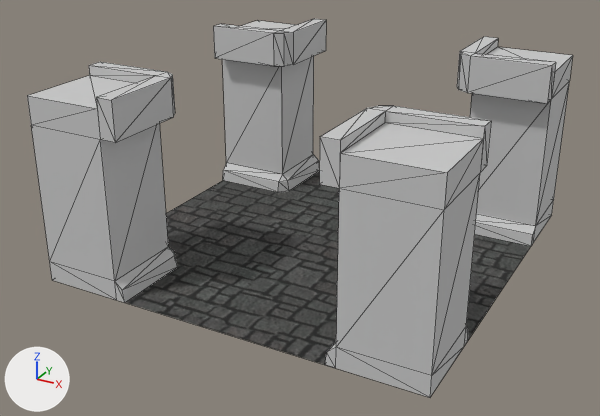
What one commit did to the FBX model Unity/Assets/Assets/LevelBuilding/Segment_Crossing.FBX.
Both versions are drawn from a camera (50 mm lens) standing at (3.71, -7.24, 4.0) and looking at (-0.11, -0.29, 0.53). Arrows for +X, +Y and +Z are at lower left; the lights stay in place. Mesh edges are drawn as thin lines. Where no turn or scale is listed for an object, it has been applied to the vertices.

The scene before the commit, as lines of its bpy script (objects in view):
```python
mat_02___wallmaterial01 = principled_material('02 - WallMaterial01')
mat_02___wallmaterial01.base_color = (0.588, 0.588, 0.588)  # light grey #cacaca
mat_02___wallmaterial01.roughness = 0.859
me_mesh = bpy.data.meshes.new('Mesh')
me_mesh.from_pydata(...)  # 36 vertices, 61 faces; spans x -0.5..0.5, y -0.5..0.5, z -1.0..1.0
me_mesh.materials.append(mat_02___wallmaterial01)  # light grey #cacaca
me_mesh_001 = bpy.data.meshes.new('Mesh.001')
me_mesh_001.from_pydata(...)  # 36 vertices, 61 faces; spans x -0.5..0.5, y -0.5..0.5, z -1.0..1.0
me_mesh_001.materials.append(mat_02___wallmaterial01)  # light grey #cacaca
me_mesh_002 = bpy.data.meshes.new('Mesh.002')
me_mesh_002.from_pydata(...)  # 36 vertices, 61 faces; spans x -0.5..0.5, y -0.5..0.5, z -1.0..1.0
me_mesh_002.materials.append(mat_02___wallmaterial01)  # light grey #cacaca
me_mesh_003 = bpy.data.meshes.new('Mesh.003')
me_mesh_003.from_pydata(...)  # 4 vertices, 1 face; spans x -2.0..2.0, y -2.0..2.0, z 0.0
me_mesh_003.materials.append(mat_03___floormaterial01)  # picture img_leveltextures_bmp
# before: 0 (-2.0, -2.0, 0.0) at pixel (52, 280), 1 (2.0, -2.0, 0.0) at pixel (430, 397), 2 (-2.0, 2.0, 0.0), 3 (2.0, 2.0, 0.0) at pixel (551, 215)
me_mesh_004 = bpy.data.meshes.new('Mesh.004')
me_mesh_004.from_pydata(...)  # 36 vertices, 61 faces; spans x -0.5..0.5, y -0.5..0.5, z -1.0..1.0
me_mesh_004.materials.append(mat_02___wallmaterial01)  # light grey #cacaca
ob_box089 = bpy.data.objects.new('Box089', me_mesh)
ob_box089.location = (1.5, 1.5, 1.0)
ob_box090 = bpy.data.objects.new('Box090', me_mesh_001)
ob_box090.location = (-1.5, -1.5, 1.0)
ob_box091 = bpy.data.objects.new('Box091', me_mesh_002)
ob_box091.location = (1.5, -1.5, 1.0)
ob_box092 = bpy.data.objects.new('Box092', me_mesh_004)
ob_box092.location = (-1.5, 1.5, 1.0)
ob_plane009 = bpy.data.objects.new('Plane009', me_mesh_003)
ob_plane009.location = (0.0, 0.0, 0.0)
```
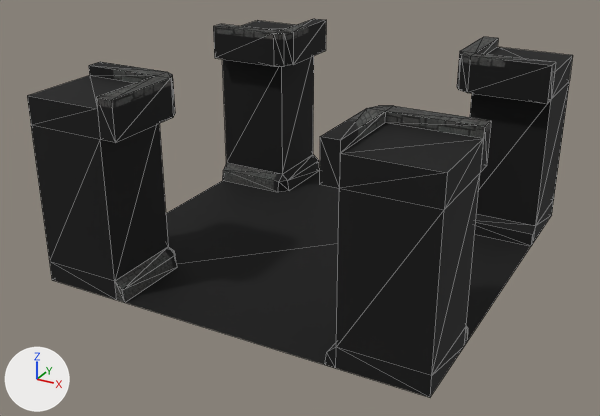
Where the newer file only moved an object's origin or applied its transform, the numbers keep the older frame.

What differs and where, as boxes [x1, y1, x2, y2] in the pictures (600 x 416 px):
```json
{"object": "Box091", "change": "surface changed", "before": [319, 106, 491, 397], "after": [319, 106, 491, 397], "on screen": "grey to black"}
{"object": "Box090", "change": "surface changed", "before": [27, 62, 177, 303], "after": [27, 62, 177, 303], "on screen": "grey to black"}
{"object": "Box089", "change": "surface changed", "before": [457, 37, 573, 246], "after": [457, 37, 573, 246], "on screen": "grey to black"}
{"object": "Box092", "change": "surface changed", "before": [213, 19, 326, 192], "after": [213, 19, 326, 192], "on screen": "grey to black"}
{"part": 1, "of": "me_mesh_003", "change": "built on", "before": [125, 170, 531, 365], "after": [125, 170, 531, 365]}
```

Scene script edits in JSON lines:
```json
{"op": "remove", "block": "mat_02___wallmaterial01", "code": "mat_02___wallmaterial01.base_color = (0.588, 0.588, 0.588)  # light grey #cacaca"}
{"op": "add", "block": "mat_02___wallmaterial01", "code": "mat_02___wallmaterial01.texture = img_leveltextures_bmp"}
{"block": "me_mesh_003", "where": "# used by ob_plane009; location = (0.0, 0.0, 0.0)"}
{"block": "me_mesh_003", "where": "# verts and faces of me_mesh_003; kept vertices keep their numbers, new ones are numbered from 4"}
{"op": "remove", "block": "me_mesh_003", "code": "me_mesh_003.from_pydata(...)  # 4 vertices, 1 face; spans x -2.0..2.0, y -2.0..2.0, z 0.0"}
{"op": "add", "block": "me_mesh_003", "code": "me_mesh_003.from_pydata(...)  # 4 vertices, 2 faces; spans x -2.0..2.0, y -2.0..2.0, z 0.0"}
{"block": "me_mesh_003", "change": "me_mesh_003 part 1"}
{"op": "add", "block": "me_mesh_003", "code": "delete_faces([(0, 1, 3, 2)])"}
{"op": "add", "block": "me_mesh_003", "code": "faces += [(0, 1, 3), (0, 3, 2)]"}
```
